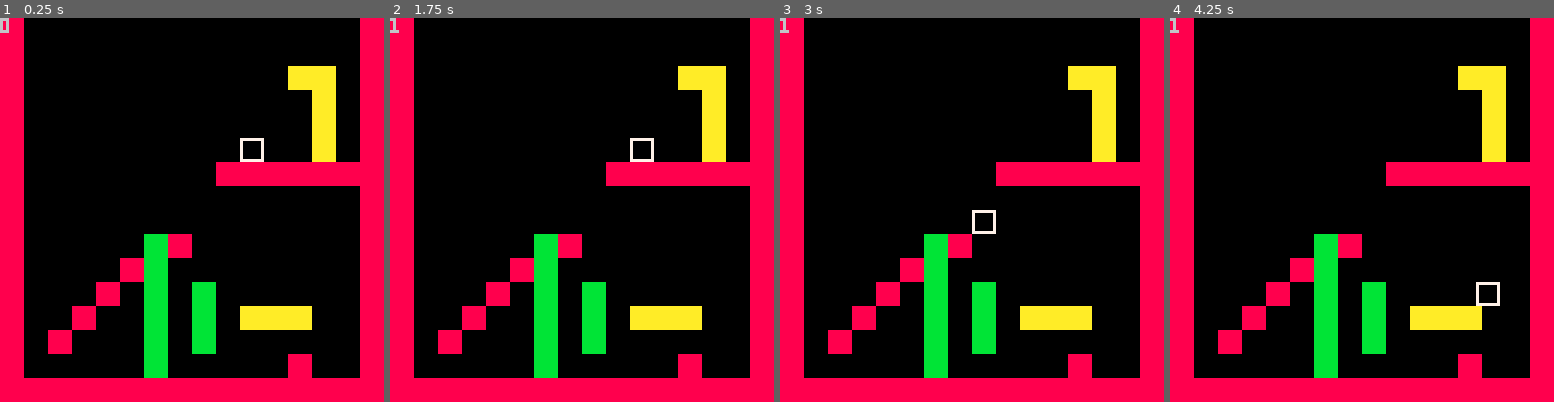
Above: before the commit, frames 1-4 (left to right).
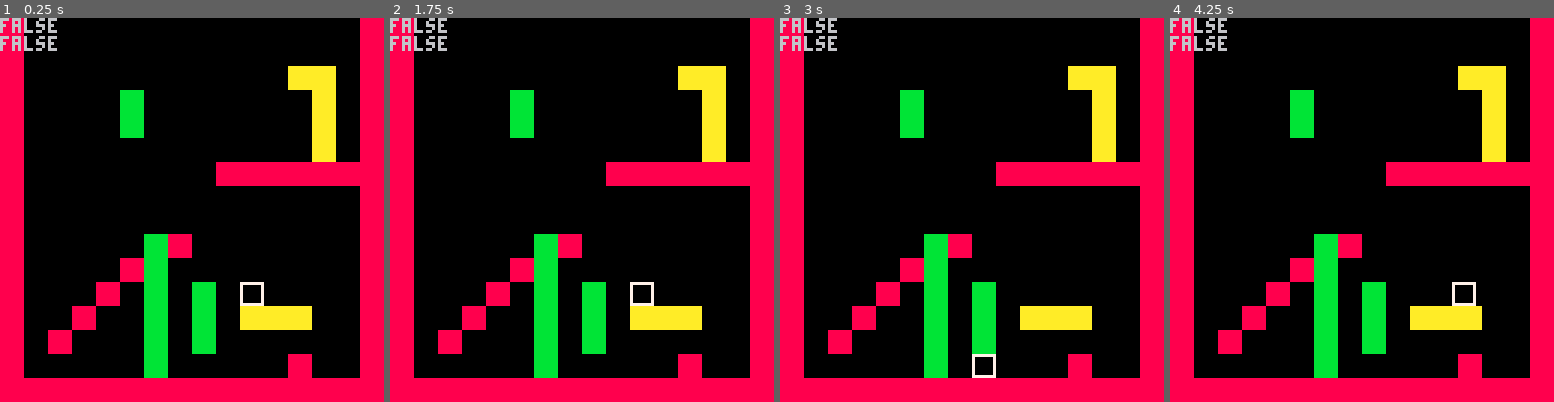
Above: after the commit, the same moments.

Repository: mRamiroGonzalez/pico8-platformer-engine-dd
Game: PICO-8 cartridge engine.p8
The game is run twice, just before and just after one commit, with the same random seed, the same clock (stepped at 60 frames per second) and the same inputs.
Inputs:
- Up to frame 1 (0.25 s): no input
- Up to frame 2 (1.75 s): no input
- Up to frame 3 (3 s): hold Left 1.97-2.37 s; hold Down 2.42-2.82 s; hold Right from 2.87 s (still down)
- Up to frame 4 (4.25 s): release Right at 3.53 s; hold Up 3.58-4.08 s; hold Right from 4.13 s (still down)

The runs differ from the first frame. In frame 1, 1.7% of the frame differs, in the area x 0-69%, y 0-75%; in frame 2, 1.7%; in frame 3, 1.7%; in frame 4, 1.7%.

Commit message:
add ladders

Diff:
--- a/engine.p8
+++ b/engine.p8
@@ -29,12 +29,20 @@
 else return btn(1) end
 end
 function print_log()
-print(p.dy)
+print(is_on_a_ladder())
+print(p.jumping)
 end
 function map_draw()
 map(0,0,0,0,16,16)
 end
 
+
+function get_current_block(e, flag)
+return get_block_flag(e.x+1, e.y+1, flag) or
+get_block_flag(e.x+6, e.y+1, flag) or
+get_block_flag(e.x+1, e.y+6, flag) or
+get_block_flag(e.x+6, e.y+6, flag)
+end
 
 function get_block_on_top(e, flag)
 return get_block_flag(e.x, e.y-1, flag) or get_block_flag(e.x+7, e.y-1, flag)
@@ -58,7 +66,7 @@
 function player_init()
 p = {
 x = 80,
-y = 40,
+y = 60,
 dx = 0,
 dy = 0,
 facing = 1,
@@ -78,8 +86,16 @@
 function update_from_keys_pressed()
 p.dx = 0
 
+if is_on_a_ladder() then
+if up_pressed(false) then
+p.dy = -default_y_speed
+elseif down_pressed(false) then
+p.dy = default_y_speed
+end
+else
 if up_pressed(true) then
 jump()
+end
 end
 
 if left_pressed(false) then
@@ -112,20 +128,33 @@
 end
 
 function update_gravity()
-if is_on_a_platform() and (p.dy > 0) then
+if (is_on_a_platform() or is_on_a_solid_block()) and (p.dy > 0) then
 p.jumping = false
 p.dy = 0
 p.y = flr(flr(p.y)/8)*8
 else
+if is_on_a_ladder() then
+p.jumping = false
+p.dy = 0
+else
 p.dy += gravity
+end
 if p.dy >= max_falling_speed then
 p.dy = max_falling_speed
 end
 end
 end
 
+function is_on_a_ladder()
+return get_current_block(p, 2)
+end
+
 function is_on_a_platform()
-return get_block_below(p, 0) or get_block_below(p, 1)
+return get_block_below(p, 1)
+end
+
+function is_on_a_solid_block()
+return get_block_below(p, 0)
 end
 
 function is_in_front_of_a_block()
@@ -281,14 +310,14 @@
 00000000000000000000000000000000000000000000000000000000000000000000000000000000000000000000000000000000000000000000000000000000
 
 __gff__
-0001020400000000000000000000000000000000000000000000000000000000000000000000000000000000000000000000000000000000000000000000000000000000000000000000000000000000000000000000000000000000000000000000000000000000000000000000000000000000000000000000000000000000
+0001020400000000000000000000000000000002000000000000000000000000000000000000000000000000000000000000000000000000000000000000000000000000000000000000000000000000000000000000000000000000000000000000000000000000000000000000000000000000000000000000000000000000
 0000000000000000000000000000000000000000000000000000000000000000000000000000000000000000000000000000000000000000000000000000000000000000000000000000000000000000000000000000000000000000000000000000000000000000000000000000000000000000000000000000000000000000
 __map__
 0105050505050505050505050505050100000000000000000000000000000000000000000000000000000000000000000000000000000000000000000000000000000000000000000000000000000000000000000000000000000000000000000000000000000000000000000000000000000000000000000000000000000000
 0105050505050505050505050505050100000000000000000000000000000000000000000000000000000000000000000000000000000000000000000000000000000000000000000000000000000000000000000000000000000000000000000000000000000000000000000000000000000000000000000000000000000000
 0105050505050505050505050202050100000000000000000000000000000000000000000000000000000000000000000000000000000000000000000000000000000000000000000000000000000000000000000000000000000000000000000000000000000000000000000000000000000000000000000000000000000000
-0105050505050505050505050502050100000000000000000000000000000000000000000000000000000000000000000000000000000000000000000000000000000000000000000000000000000000000000000000000000000000000000000000000000000000000000000000000000000000000000000000000000000000
-0105050505050505050505050502050100000000000000000000000000000000000000000000000000000000000000000000000000000000000000000000000000000000000000000000000000000000000000000000000000000000000000000000000000000000000000000000000000000000000000000000000000000000
+0105050505030505050505050502050100000000000000000000000000000000000000000000000000000000000000000000000000000000000000000000000000000000000000000000000000000000000000000000000000000000000000000000000000000000000000000000000000000000000000000000000000000000
+0105050505030505050505050502050100000000000000000000000000000000000000000000000000000000000000000000000000000000000000000000000000000000000000000000000000000000000000000000000000000000000000000000000000000000000000000000000000000000000000000000000000000000
 0105050505050505050505050502050100000000000000000000000000000000000000000000000000000000000000000000000000000000000000000000000000000000000000000000000000000000000000000000000000000000000000000000000000000000000000000000000000000000000000000000000000000000
 0105050505050505050101010101010100000000000000000000000000000000000000000000000000000000000000000000000000000000000000000000000000000000000000000000000000000000000000000000000000000000000000000000000000000000000000000000000000000000000000000000000000000000
 0105050505050505050505050505050100000000000000000000000000000000000000000000000000000000000000000000000000000000000000000000000000000000000000000000000000000000000000000000000000000000000000000000000000000000000000000000000000000000000000000000000000000000
--- a/src/debug-log.lua
+++ b/src/debug-log.lua
@@ -1,3 +1,4 @@
 function print_log()
- print(p.dy)
+ print(is_on_a_ladder())
+ print(p.jumping)
 end
--- a/src/map.lua
+++ b/src/map.lua
@@ -2,6 +2,13 @@
  map(0,0,0,0,16,16)
 end
 
+
+function get_current_block(e, flag)
+ return get_block_flag(e.x+1, e.y+1, flag) or
+        get_block_flag(e.x+6, e.y+1, flag) or
+        get_block_flag(e.x+1, e.y+6, flag) or
+        get_block_flag(e.x+6, e.y+6, flag)
+end
 
 function get_block_on_top(e, flag)
  return get_block_flag(e.x, e.y-1, flag) or get_block_flag(e.x+7, e.y-1, flag)
--- a/src/player.lua
+++ b/src/player.lua
@@ -1,7 +1,7 @@
 function player_init()
  p = {
   x = 80,
-  y = 40,
+  y = 60,
   dx = 0,
   dy = 0,
   facing = 1,
@@ -21,8 +21,16 @@
 function update_from_keys_pressed()
  p.dx = 0
 
- if up_pressed(true) then
-  jump()
+ if is_on_a_ladder() then
+  if up_pressed(false) then
+   p.dy = -default_y_speed
+  elseif down_pressed(false) then
+   p.dy = default_y_speed
+  end
+ else
+  if up_pressed(true) then
+   jump()
+  end
  end
 
  if left_pressed(false) then
@@ -55,20 +63,33 @@
 end
 
 function update_gravity()
- if is_on_a_platform() and (p.dy > 0) then
+ if (is_on_a_platform() or is_on_a_solid_block()) and (p.dy > 0) then
    p.jumping = false
    p.dy = 0
    p.y = flr(flr(p.y)/8)*8
  else
-  p.dy += gravity
+  if is_on_a_ladder() then
+   p.jumping = false
+   p.dy = 0
+  else
+   p.dy += gravity
+  end
   if p.dy >= max_falling_speed then
    p.dy = max_falling_speed
   end
  end
 end
 
+function is_on_a_ladder()
+ return get_current_block(p, 2)
+end
+
 function is_on_a_platform()
- return get_block_below(p, 0) or get_block_below(p, 1)
+ return get_block_below(p, 1)
+end
+
+function is_on_a_solid_block()
+ return get_block_below(p, 0)
 end
 
 function is_in_front_of_a_block()
Not shown, changed: README.md
